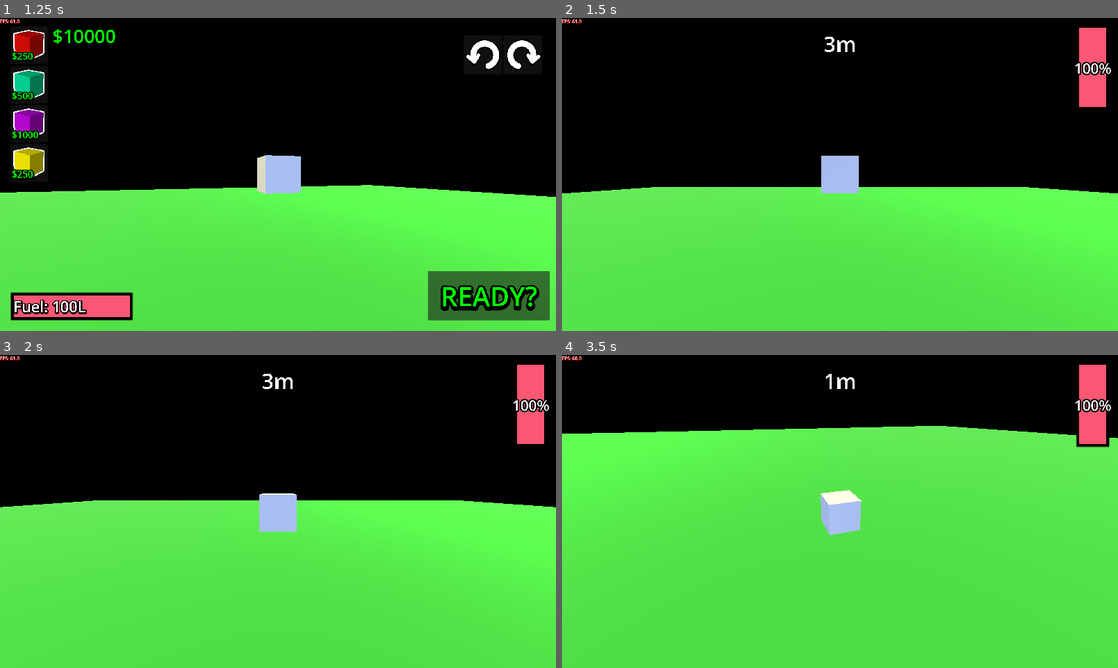
Above: before the commit, frames 1-4 (two rows, left to right).
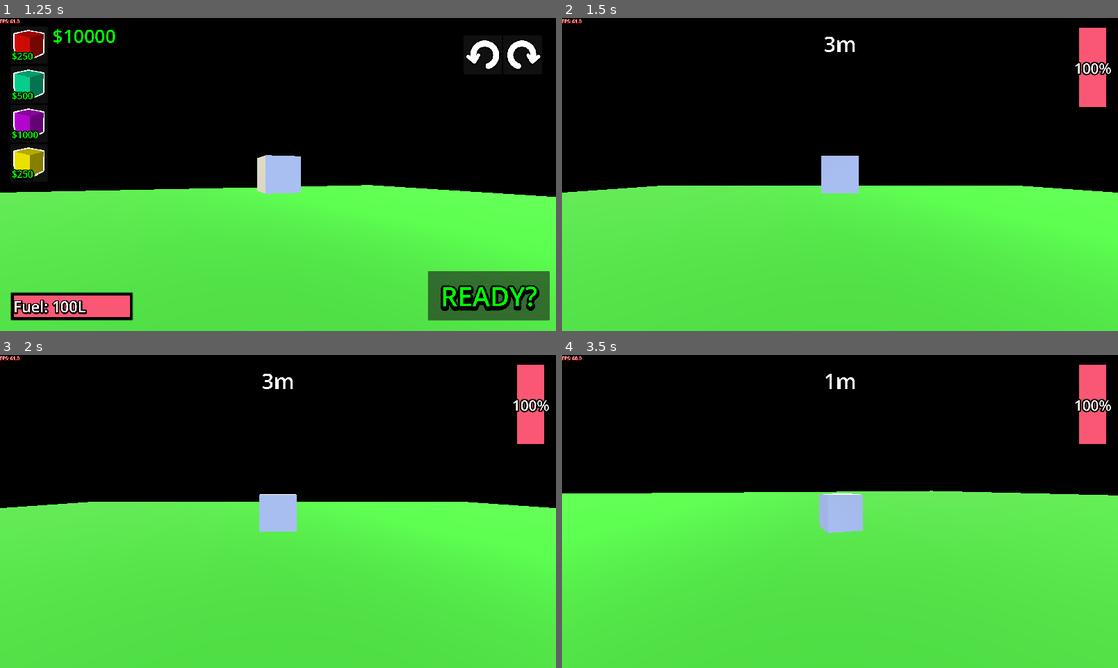
Above: after the commit, the same moments.

Repository: SuperGoon97/CAPJam2025
Game: Godot game, scene res://Scenes/Core/GameCore/game_core.tscn
The game is run twice, just before and just after one commit, with the same random seed, the same clock (stepped at 60 frames per second) and the same inputs. The engine's default icon, where the game draws it, is replaced by a stand-in: a white triangle on a blue panel in a dark square.
Inputs (mouse positions are in pixels of both pictures, inside the frame that each line leads up to):
- Up to frame 1 (1.25 s): move the mouse to (400, 158) at 0.52 s; hold Right (Right) from 0.53 s (still down); click (400, 158) at 0.67 s
- Up to frame 2 (1.5 s): release Right (Right) at 1.25 s; click "READY?" at 1.25 s
- Up to frame 3 (2 s): no input
- Up to frame 4 (3.5 s): move the mouse to (728, 527) at 2.02 s; hold Down (Down) 2.03-2.78 s; click (728, 527) at 2.17 s; move the mouse to (895, 442) at 2.77 s; hold Right (Right) from 2.78 s (still down); click (895, 442) at 2.92 s

Frame 1 is identical in both runs. In frame 2, 0.4% of the frame differs, in the area x 0-100%, y 53-56%; in frame 3, 0.4%; in frame 4, 20%, in the area x 0-100%, y 22-58%.

Commit message:
maybe rotates the correct way

Diff:
--- a/template/Scenes/GameScenes/RocketScenes/rocket_part_tank.tscn
+++ b/template/Scenes/GameScenes/RocketScenes/rocket_part_tank.tscn
@@ -12,9 +12,10 @@
 [sub_resource type="BoxShape3D" id="BoxShape3D_qhk5o"]
 size = Vector3(1.01, 1.01, 1.01)
 
-[node name="RocketPartTank" type="CollisionShape3D" groups=["RocketPart"]]
+[node name="RocketPartTank" type="CollisionShape3D" node_paths=PackedStringArray("prefered_socket") groups=["RocketPart"]]
 shape = SubResource("BoxShape3D_vbojs")
 script = ExtResource("1_uxyov")
+prefered_socket = NodePath("RocketSocketPoint5")
 
 [node name="RocketSocketPoint5" parent="." instance=ExtResource("2_6idbs")]
 transform = Transform3D(1, 0, 0, 0, 1, 0, 0, 0, 1, 0, -0.5251936, -0.004121065)
--- a/template/Scenes/GameScenes/RocketScenes/rocket_part_thruster.tscn
+++ b/template/Scenes/GameScenes/RocketScenes/rocket_part_thruster.tscn
@@ -12,9 +12,10 @@
 [sub_resource type="BoxShape3D" id="BoxShape3D_qhk5o"]
 size = Vector3(1.01, 1.01, 1.01)
 
-[node name="RocketBodyBlock" type="CollisionShape3D" groups=["RocketPart"]]
+[node name="RocketBodyBlock" type="CollisionShape3D" node_paths=PackedStringArray("prefered_socket") groups=["RocketPart"]]
 shape = SubResource("BoxShape3D_vbojs")
 script = ExtResource("1_brtww")
+prefered_socket = NodePath("RocketSocketPoint3")
 
 [node name="RocketSocketPoint3" parent="." instance=ExtResource("2_brtww")]
 transform = Transform3D(1, 0, 0, 0, 1, 0, 0, 0, 1, 0, 0.51826733, 0.005548835)
--- a/template/Scripts/Class/Bus/signal_bus.gd
+++ b/template/Scripts/Class/Bus/signal_bus.gd
@@ -31,6 +31,8 @@
 @warning_ignore("unused_signal")
 signal rocket_tank_removed(fuel:float)
 @warning_ignore("unused_signal")
+signal total_fuel_changed(total:float)
+@warning_ignore("unused_signal")
 signal rocket_fuel_changed(fuel_current:float,fuel_precentage:float)
 
 ## RocketRoot current height
--- a/template/Scripts/Game/Camera/camera_controller.gd
+++ b/template/Scripts/Game/Camera/camera_controller.gd
@@ -11,16 +11,18 @@
 var last_x:float = 0.0
 var child_cam:RocketCamera
 
+@onready var ship_root = get_tree().get_first_node_in_group("ShipRoot")
+var look_at_mode = false
+
 func _ready() -> void:
 	if GVar.signal_bus == null:
 		await GVar.scene_manager.game_ready
 	GVar.signal_bus.rocket_part_added.connect(_rocket_part_added)
 	GVar.signal_bus.rotate_cam_left.connect(_rotate_left_clicked)
 	GVar.signal_bus.rotate_cam_right.connect(_rotate_right_clicked)
+	GVar.signal_bus.rocket_launch.connect(_rocket_launched)
 	child_cam = get_tree().get_first_node_in_group("MainCamera")
-	var node = get_tree().get_first_node_in_group("ShipRoot")
-	if node is RocketRoot:
-		desired_position = node.global_position
+	desired_position = ship_root.global_position
 
 func _physics_process(delta: float) -> void:
 	var x_direction:float = Input.get_axis("Left","Right")
@@ -50,9 +52,12 @@
 	if y_direction != 0:
 		child_cam.position.y = clampf(child_cam.position.y + (y_direction * delta),0.0,INF)
 
-	var _distance_to_midpoint = global_position.distance_to(desired_position)
-	if  _distance_to_midpoint > camera_distance_to_midpoint_tolerance:
-		global_position = global_position.move_toward(desired_position,delta * _distance_to_midpoint)
+	if look_at_mode:
+		global_position = global_position.move_toward(ship_root.global_position,delta * pow(global_position.distance_to(ship_root.global_position),2))
+	else:
+		var _distance_to_midpoint = global_position.distance_to(desired_position)
+		if  _distance_to_midpoint > camera_distance_to_midpoint_tolerance:
+			global_position = global_position.move_toward(desired_position,delta * _distance_to_midpoint)
 
 func _rotate_left_clicked():
 	last_x = -1.0
@@ -70,5 +75,8 @@
 		desired_rot += rotation_angle
 		camera_rotate_cool_off.start()
 
+func _rocket_launched():
+	look_at_mode = true
+
 func _rocket_part_added():
 	desired_position = child_cam.get_center_point()
--- a/template/Scripts/Game/Camera/main_camera.gd
+++ b/template/Scripts/Game/Camera/main_camera.gd
@@ -15,7 +15,6 @@
 var root_rocket:RocketRoot = null
 
 var _look_at_mode:bool = false
-var _target_y:float = 0.0
 
 @onready var default_position:Vector3 = position
 @onready var _desired_z:float = default_position.z
@@ -33,11 +32,6 @@
 		position.z += pow(dif,2.0) * delta
 	if _look_at_mode:
 		look_at(root_rocket.global_position)
-		if root_rocket.global_position.y > global_position.y:
-			_target_y = root_rocket.global_position.y
-		if _target_y != global_position.y:
-			var dist = _target_y - global_position.y
-			global_position.y += dist * delta * 30.0
 
 func setup():
 	if root_rocket == null:
--- a/template/Scripts/Game/Rocket/rocket_part.gd
+++ b/template/Scripts/Game/Rocket/rocket_part.gd
@@ -5,6 +5,7 @@
 var do_once_sold:bool = true
 var resource_data:RocketPartResource
 @onready var rocket_socket_check_area: RocketArea3D = $RocketSocketCheckArea
+@export var prefered_socket:RocketSocketPoint
 
 func _ready() -> void:
 	if !GVar.signal_bus:
@@ -23,6 +24,13 @@
 	var direction_vec:Vector3 = Vector3(attached_socket.global_position - temp_pos).normalized().round()
 	var half_rocket_bounds:Vector3 = shape.size
 	var position_mod:Vector3 = (direction_vec * half_rocket_bounds * 1.025)
+	if prefered_socket:
+		var dir_socket:Vector3 = Vector3(prefered_socket.global_position - global_position).normalized().round()
+		var cross_product:Vector3 = direction_vec.cross(dir_socket)
+		var angle_to:float = dir_socket.angle_to(direction_vec)
+		#var rot_quat:Quaternion = Quaternion(cross_product,angle_to)
+		if cross_product != Vector3.ZERO:
+			rotate(cross_product.normalized(),angle_to)
 	global_position = temp_pos + position_mod
 	await get_tree().physics_frame
 	await get_tree().physics_frame
@@ -39,9 +47,16 @@
 
 func area_left_clicked():
 	var children:Array[Node] = get_children()
+	var socket_array:Array[RocketSocketPoint]
+	var n_sockets_bound:int = 0
 	for child in children:
-		if child is RocketPart:
-			return
+		if child is RocketSocketPoint:
+			socket_array.push_back(child)
+	for socket in socket_array:
+		if socket.socket_bound:
+			n_sockets_bound +=1
+	if n_sockets_bound > 1:
+		return
 	if do_once_sold:
 		GVar.signal_bus.rocket_part_sold.emit(self)
 		do_once_sold = !do_once_sold
--- a/template/Scripts/Game/Rocket/rocket_root.gd
+++ b/template/Scripts/Game/Rocket/rocket_root.gd
@@ -13,7 +13,10 @@
 var _scoring_part:bool = false
 var _launched:bool = false
 
-var _total_fuel:float = 0.0
+var _total_fuel:float = 0.0:
+	set(value):
+		_total_fuel = value
+		GVar.signal_bus.total_fuel_changed.emit(_total_fuel)
 var current_fuel:float = 0.0:
 	set(value):
 		current_fuel = value
--- a/template/Scripts/Game/Rocket/rocket_socket_point.gd
+++ b/template/Scripts/Game/Rocket/rocket_socket_point.gd
@@ -3,6 +3,8 @@
 @onready var rocket_socket_area_3d: Area3D = $RocketSocketArea3D
 var _socket_enabled:bool = true
 var mouse_is_over:bool = false
+var socket_bound:bool = false
+
 
 func _ready() -> void:
 	rocket_socket_area_3d.mouse_entered.connect(_on_mouse_entered_area)
@@ -56,11 +58,13 @@
 func set_socket_enabled(state:bool):
 	_socket_enabled = state
 	if state == true:
+		socket_bound = false
 		set_area_monitor_state(true)
 		if !rocket_socket_area_3d.mouse_entered.is_connected(_on_mouse_entered_area):
 			rocket_socket_area_3d.mouse_entered.connect(_on_mouse_entered_area)
 			rocket_socket_area_3d.mouse_exited.connect(_on_mouse_exited_area)
 	else:
+		socket_bound = true
 		set_area_monitor_state(false)
 		if rocket_socket_area_3d.mouse_entered.is_connected(_on_mouse_entered_area):
 			rocket_socket_area_3d.mouse_entered.disconnect(_on_mouse_entered_area)
--- a/template/Scripts/Game/Rocket/rocket_thruster.gd
+++ b/template/Scripts/Game/Rocket/rocket_thruster.gd
@@ -2,8 +2,9 @@
 
 @onready var thrust_point: Node3D = $ThrustPoint
 @onready var rocket_root:RocketRoot = get_tree().get_first_node_in_group("ShipRoot")
+
 @export var thrust_force:float = 1000.0
-@export var fuel_cost_per_delta:float = 10.0
+@export var fuel_cost_per_delta:float = 20.0
 var _do_thrust:bool = false
 
 func _ready() -> void:
